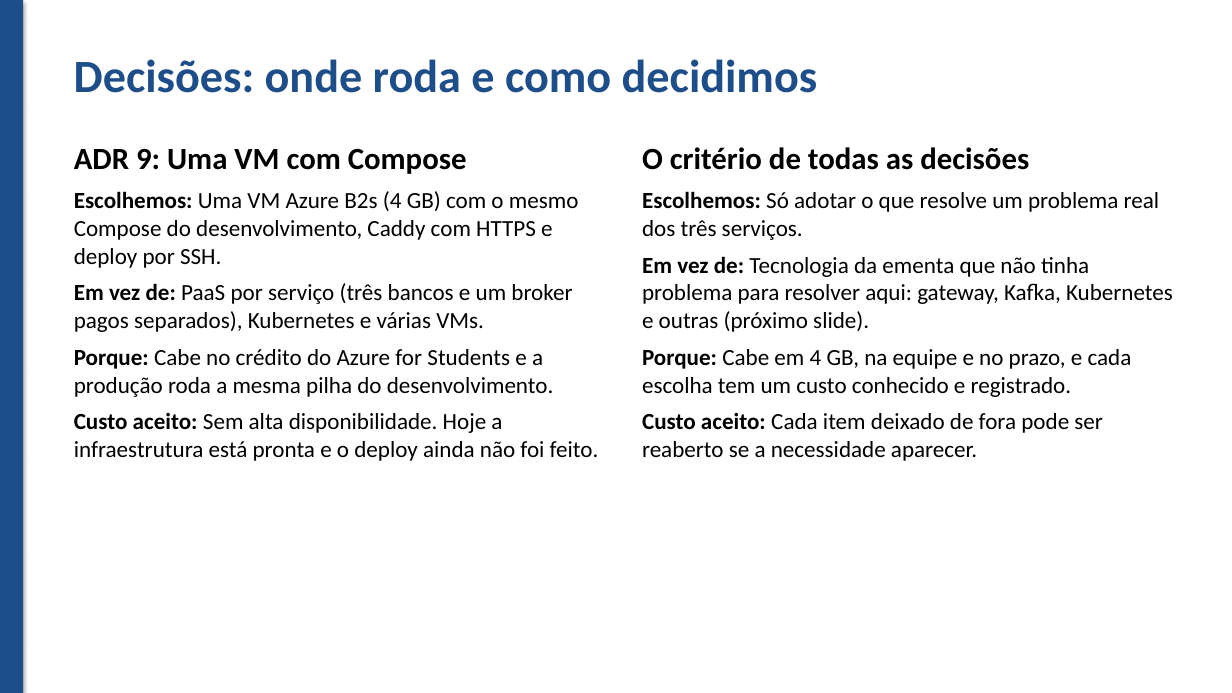
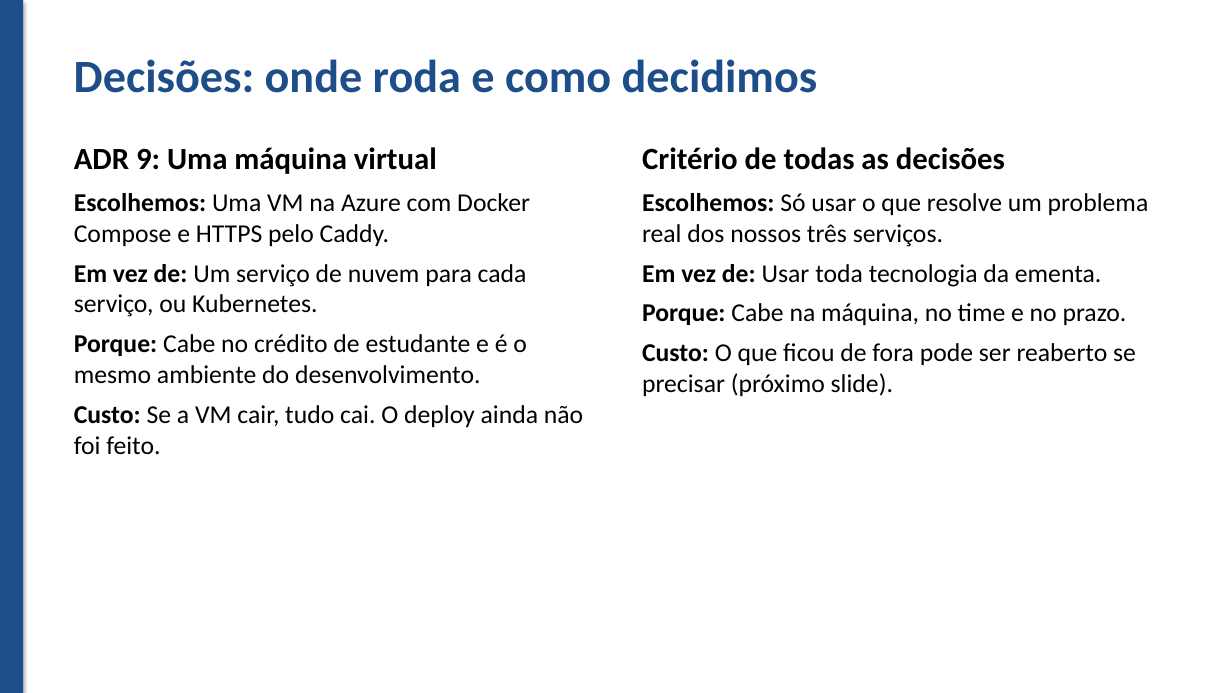
Before and after one commit to OcimarSchroederJR/delivery-financeiro, a slide deck: slide 10 of docs/apresentacao/apresentacao.pptx. Drawn at 1232x693 pixels with LibreOffice and Linux fonts; fonts in the diff are those of the drawing. Boxes give left, top, right and bottom in pixels: in the first picture for what was removed or moved away, otherwise in the second. Text is boxed around its words. In the diff, an @@ line names an element or a change of style, - is before the commit and + after.

Commit message:
docs(apresentacao): simplifica as decisões e remove a demonstração
Decisões em linguagem simples, sem perder o porquê de cada escolha. 'O que ficou de fora' explica cada tecnologia em uma linha. Remove o slide de Demonstração e as linhas de produção a preencher depois do deploy.

```diff
--- a/docs/apresentacao/apresentacao.pptx
+++ b/docs/apresentacao/apresentacao.pptx
@@ text at [74, 147, 583, 454]: text changed; size 18 to 20 pt @@
-ADR 9: Uma VM com Compose
-Escolhemos: Uma VM Azure B2s (4 GB) com o mesmo Compose do desenvolvimento, Caddy com HTTPS e deploy por SSH.
-Em vez de: PaaS por serviço (três bancos e um broker pagos separados), Kubernetes e várias VMs.
-Porque: Cabe no crédito do Azure for Students e a produção roda a mesma pilha do desenvolvimento.
-Custo aceito: Sem alta disponibilidade. Hoje a infraestrutura está pronta e o deploy ainda não foi feito.
+ADR 9: Uma máquina virtual
+Escolhemos: Uma VM na Azure com Docker Compose e HTTPS pelo Caddy.
+Em vez de: Um serviço de nuvem para cada serviço, ou Kubernetes.
+Porque: Cabe no crédito de estudante e é o mesmo ambiente do desenvolvimento.
+Custo: Se a VM cair, tudo cai. O deploy ainda não foi feito.
@@ text at [642, 147, 1149, 396]: text changed; size 18 to 20 pt @@
-O critério de todas as decisões
-Escolhemos: Só adotar o que resolve um problema real dos três serviços.
-Em vez de: Tecnologia da ementa que não tinha problema para resolver aqui: gateway, Kafka, Kubernetes e outras (próximo slide).
-Porque: Cabe em 4 GB, na equipe e no prazo, e cada escolha tem um custo conhecido e registrado.
-Custo aceito: Cada item deixado de fora pode ser reaberto se a necessidade aparecer.
+Critério de todas as decisões
+Escolhemos: Só usar o que resolve um problema real dos nossos três serviços.
+Em vez de: Usar toda tecnologia da ementa.
+Porque: Cabe na máquina, no time e no prazo.
+Custo: O que ficou de fora pode ser reaberto se precisar (próximo slide).
```
Also in this commit, not shown: 6 other slides changed, 1 slide removed.
